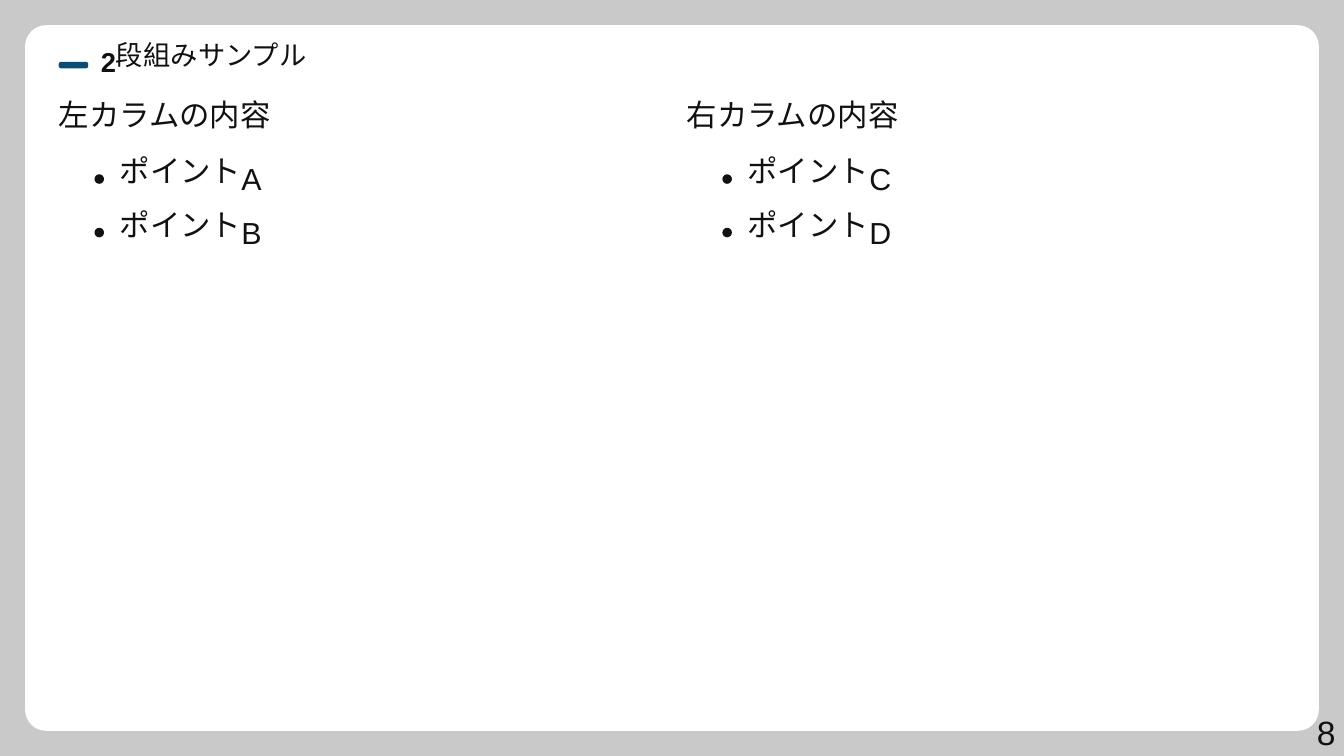
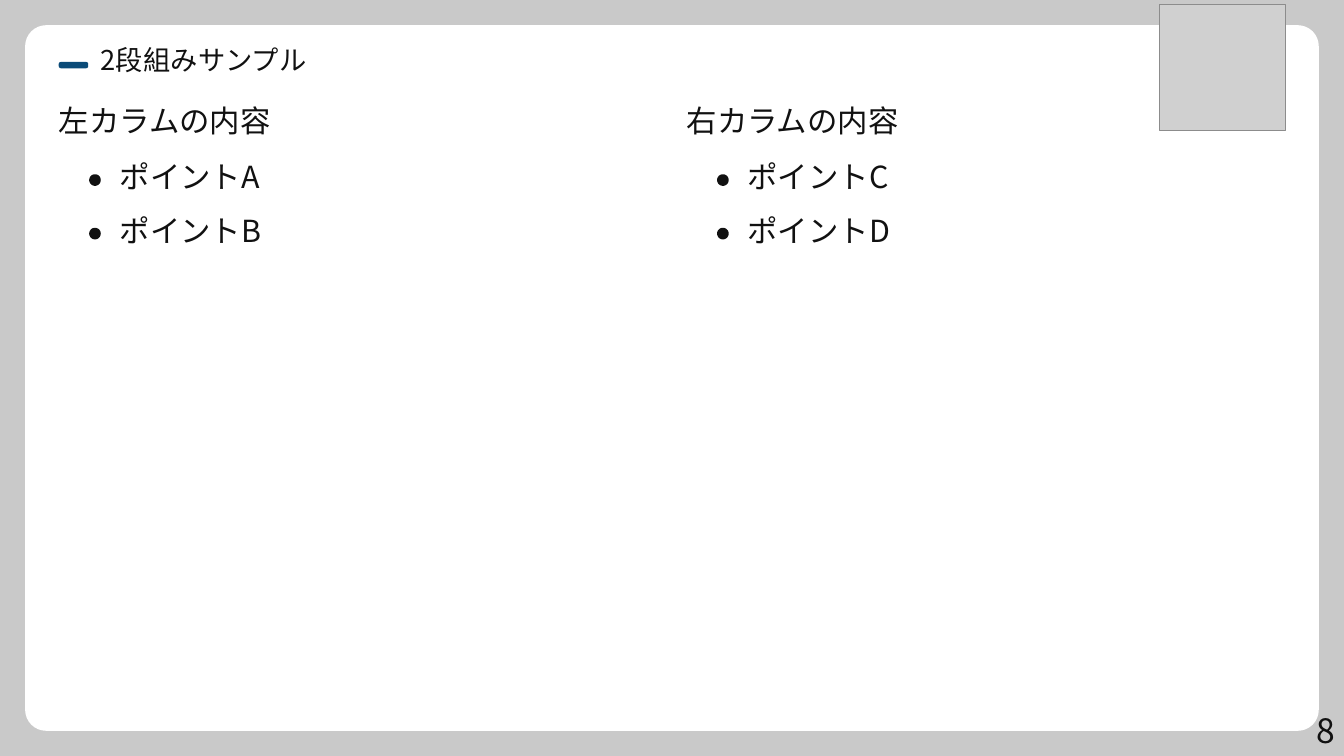
Before and after one commit to syarasyoujyu/create_presentation, a slide deck: slide 8 of prompts/marp-template.pptx. Drawn at 1344x756 pixels with LibreOffice and Linux fonts; fonts in the diff are those of the drawing; grey boxes stand for pictures. Boxes give left, top, right and bottom in pixels: in the first picture for what was removed or moved away, otherwise in the second. Text is boxed around its words. In the diff, an @@ line names an element or a change of style, - is before the commit and + after.

```diff
--- a/prompts/marp-template.pptx
+++ b/prompts/marp-template.pptx
@@ picture added at box(1159, 4, 1286, 130) @@
@@ text removed at box(101, 53, 116, 72) @@
-2
@@ text added at box(101, 47, 307, 72), 19.5 pt, text #111111 @@
+2段組みサンプル
@@ text removed at box(116, 42, 307, 67) @@
-段組みサンプル
@@ text "左カラムの内容" at box(59, 106, 271, 135): font Noto Sans CJK SC to Noto Sans CJK JP @@
@@ text "右カラムの内容" at box(687, 106, 899, 135): font Noto Sans CJK SC to Noto Sans CJK JP @@
@@ text at box(120, 162, 260, 190): text changed; font Noto Sans CJK SC to Noto Sans CJK JP @@
-ポイント
+ポイントA
@@ text removed at box(241, 169, 261, 190) @@
-A
@@ text at box(748, 162, 889, 190): text changed; font Noto Sans CJK SC to Noto Sans CJK JP @@
-ポイント
+ポイントC
@@ text removed at box(869, 168, 891, 191) @@
-C
@@ text at box(120, 216, 262, 244): text changed; font Noto Sans CJK SC to Noto Sans CJK JP @@
-ポイント
+ポイントB
@@ text removed at box(241, 223, 261, 244) @@
-B
@@ 4 freeform shapes: place and size @@
-4 freeform shapes at box(95, 174, 732, 237)
+4 freeform shapes at box(90, 174, 728, 239)
@@ text at box(748, 216, 891, 244): text changed; font Noto Sans CJK SC to Noto Sans CJK JP @@
-ポイント
+ポイントD
@@ text removed at box(869, 223, 891, 244) @@
-D
@@ text "8" at box(1317, 708, 1336, 744): font Arial to Noto Sans CJK JP @@
```
Also in this commit, not shown: 8 other slides changed, 6 other files.
